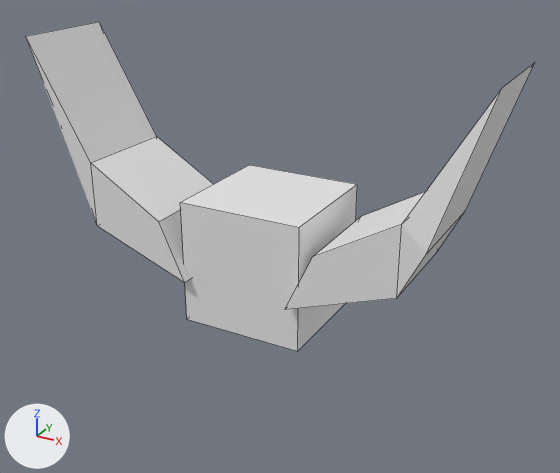
Before and after pictures for a commit that changed the Blender file models/dino/enemy5.blend.
Both versions are drawn from a camera (50 mm lens) standing at (5.53, -9.79, 11.41) and looking at (0.08, 0.13, 6.45). Arrows for +X, +Y and +Z are at lower left; the lights stay in place. Mesh edges are drawn as thin lines.
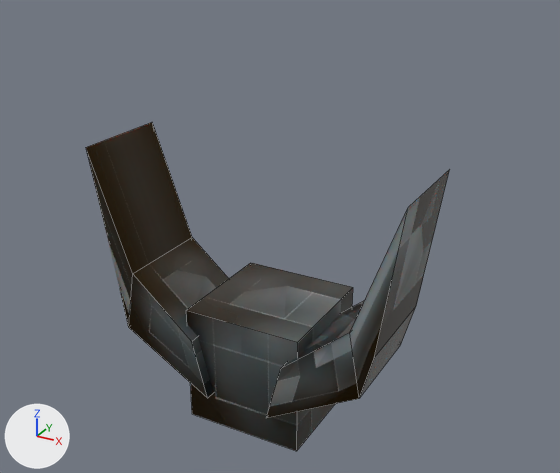
Pixel boxes [x1, y1, x2, y2] of what changed, in the pictures (560 x 473 px):
'Cube.003', recoloured, moved
    before: [180, 165, 357, 351]
    after: [186, 263, 353, 451]
'Cube.002', recoloured, moved, turned (grey to black)
    before: [26, 22, 213, 283]
    after: [86, 122, 229, 398]
'Cube.001', recoloured, moved, turned
    before: [285, 63, 534, 310]
    after: [266, 170, 449, 418]

Diff of the bpy script that builds the scene:
```diff
--- a/models/dino/enemy5.blend.py
+++ b/models/dino/enemy5.blend.py
@@ img_enemy2_png @@
+img_enemy2_png = load_image('enemy2.png', '../../images/enemy2.png', 1024, 1024, 'sRGB')
@@ mat_material @@
+mat_material = principled_material('Material')
+mat_material.texture = img_enemy2_png
+mat_material.roughness = 0.0
+mat_material.subsurface_weight = 0.516
+mat_material.specular_tint = (1.0, 0.497, 0.0204)  # orange #ffbb27
@@ me_cube_004 @@
 me_cube_004.from_pydata(...)  # 16 vertices, 12 faces; spans x -1.86..1.86, y -3.49..1.0, z -4.29..4.29
+me_cube_004.materials.append(mat_material)  # picture img_enemy2_png
@@ me_cube_002 @@
 me_cube_002.from_pydata(...)  # 12 vertices, 10 faces; spans x -2.26..1.0, y -1.0..1.18, z 2.35..6.56
+me_cube_002.materials.append(mat_material)  # picture img_enemy2_png
@@ me_cube_005 @@
 me_cube_005.from_pydata(...)  # 12 vertices, 10 faces; spans x -2.26..1.0, y -1.0..1.18, z 2.35..6.56
+me_cube_005.materials.append(mat_material)  # picture img_enemy2_png
@@ ob_cube_003 @@
 ob_cube_003 = bpy.data.objects.new('Cube.003', me_cube_004)
-ob_cube_003.location = (0.0, 0.92, 6.22)
+ob_cube_003.location = (0.0, 0.92, 4.38)
 ob_cube_003.scale = (0.538, 0.549, 0.233)
@@ ob_cube_001 @@
 ob_cube_001 = bpy.data.objects.new('Cube.001', me_cube_002)
-ob_cube_001.location = (1.7, -0.34, 4.02)
-ob_cube_001.rotation_euler = (0.0, 0.0, 3.142)  # degrees (0, 0, 180)
+ob_cube_001.location = (1.7, -0.34, 2.18)
+ob_cube_001.rotation_euler = (0.0, 0.175, 3.142)  # degrees (0, 10, 180)
 ob_cube_001.scale = (0.831, 0.831, 0.831)
@@ ob_cube_002 @@
 ob_cube_002 = bpy.data.objects.new('Cube.002', me_cube_005)
-ob_cube_002.location = (-1.7, -0.34, 4.02)
+ob_cube_002.location = (-1.7, -0.34, 2.18)
+ob_cube_002.rotation_euler = (0.0, 0.175, 0.0)  # degrees (0, 10, 0)
 ob_cube_002.scale = (0.831, 0.831, 0.831)
```
